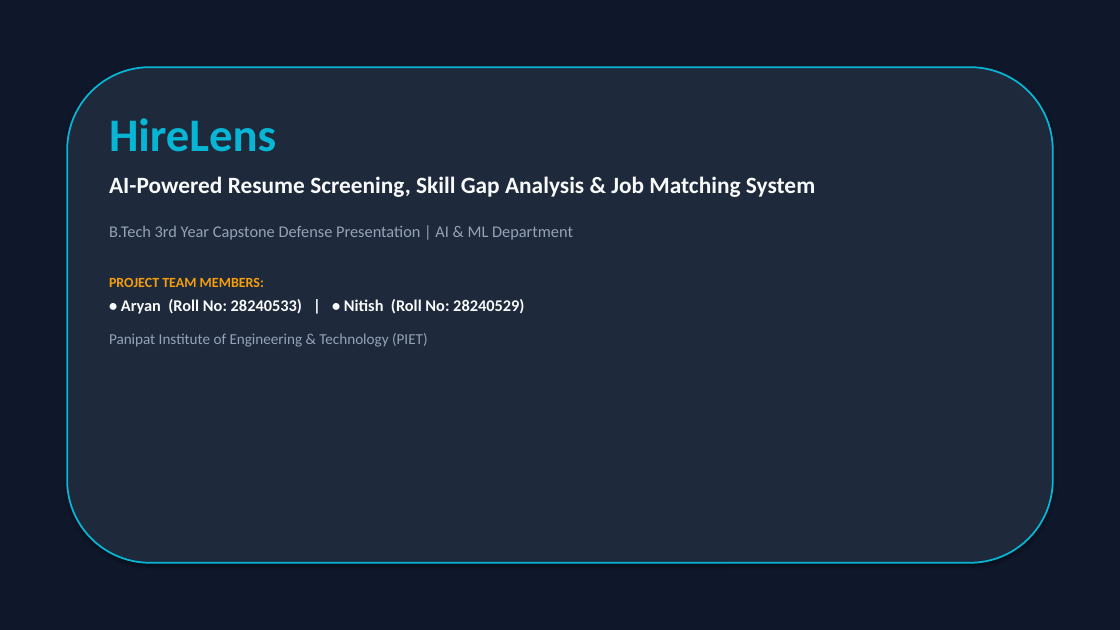
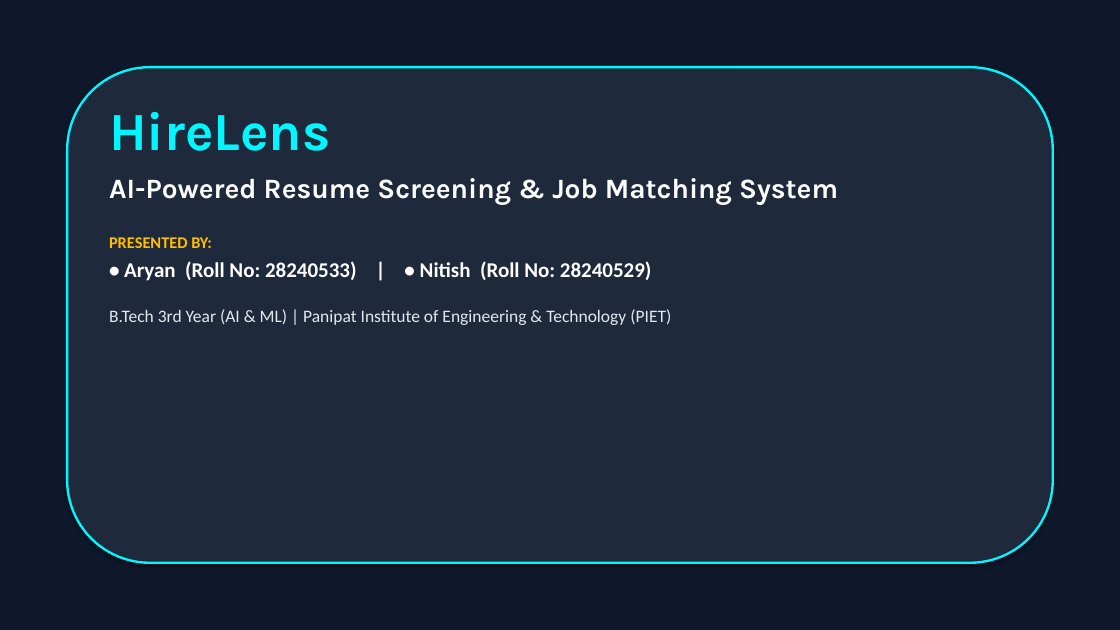
Before and after one commit to Aryan8182/Hirelens-ai-resume-analyzer, a slide deck: slide 1 of HireLens_Presentation.pptx. Drawn at 1120x630 pixels with LibreOffice and Linux fonts; fonts in the diff are those of the drawing. Boxes give left, top, right and bottom in pixels: in the first picture for what was removed or moved away, otherwise in the second. Text is boxed around its words. In the diff, an @@ line names an element or a change of style, - is before the commit and + after.

Commit message:
Update HireLens_Presentation.pptx with large-font classroom-ready presentation deck

```diff
--- a/HireLens_Presentation.pptx
+++ b/HireLens_Presentation.pptx
@@ rounded rectangle at (67,67,1053,563): outline #06B6D4 1.5 pt to #00F7FF 2 pt @@
@@ text at (109,112,652,281): size 40 to 46 pt, font Calibri to Karla, text colour #06B6D4 to #00F7FF in "HireLens"; size 14 to 18 pt, text colour #F8FAFC to #FFFFFF in "• Aryan (Roll No: 28240533) | • ..."; more space between paragraphs @@
@@ text at (109,178,838,248): text changed; size 20 to 24 pt; font Calibri to Karla; text colour #F8FAFC to #FFFFFF @@
-AI-Powered Resume Screening, Skill Gap Analysis & Job Matching System
-B.Tech 3rd Year Capstone Defense Presentation | AI & ML Department
-PROJECT TEAM MEMBERS:
+AI-Powered Resume Screening & Job Matching System
+PRESENTED BY:
@@ text at (109,309,671,325): text changed; size 13 to 15 pt; text colour #94A3B8 to #E2E8F0 @@
-Panipat Institute of Engineering & Technology (PIET)
+B.Tech 3rd Year (AI & ML) | Panipat Institute of Engineering & Technology (PIET)
```
Also in this commit, not shown: 3 other slides changed, 8 slides added, 8 slides removed, 1 other file.
